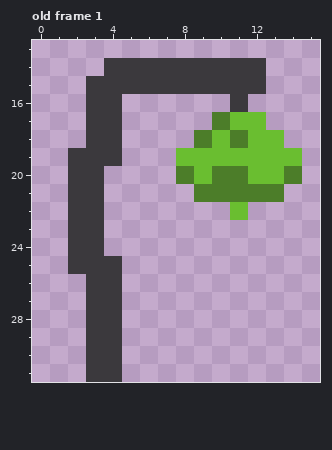
Two versions of one pixel-art file, Assets/Games/Iribus/Assets/Sprites/Objetos/CampanaVerde.aseprite. Above is the file before it was changed.
16x32 pixels, 1 frame. Shown: old frame 1: x 0..15, y 13..31. The commit also changed other frames, which this record leaves out.
The result:
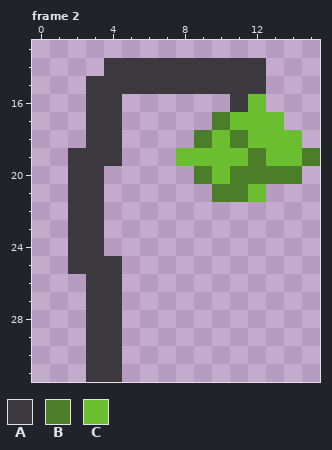
Palette (. is transparent): A #3b393d  B #4c7d29  C #6abe30
A new or re-ordered frame is compared with the old frame closest to it.
The edit:
frames 1 -> 5
Frame 2 is new; against old frame 1:
The edit adds colour B in row 19 at x 15.
Colour C gives way to colour B in row 19 at x 12; in row 20 at x 9 and 12 to 13.
The edit adds colour C in row 16 at x 12; in row 17 at x 13; in row 18 at x 14.
Colour B gives way to colour C in row 20 at x 10; in row 21 at x 12.
Colour B is gone in row 20 at x 8; in row 21 at x 9 and 13.
Colour C is gone in row 22 at x 11.
Boxes around the changes in both pictures, in picture pixels (x1, y1, x2, y2):
changed: (176, 94, 320, 220)
